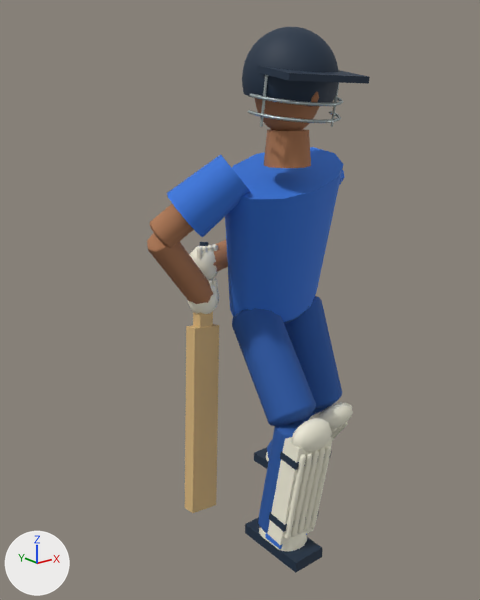
What one commit did to the glTF model public/assets/fun-cricket-batter.glb.
Both versions are drawn from a 50 mm lens placed at (-1.185, -1.809, 1.629), pointed at (0.299, 0.045, 0.887). The axes (+X, +Y, +Z) are drawn at lower left. The lights are the same throughout. The first picture is the older version. Where no turn or scale is listed for an object, it has been applied to the vertices.

Before the edit, the objects in view are built like this:
```python
ob_batterpart_018 = bpy.data.objects.new('BatterPart_018', me_mesh_16)
ob_batterpart_018.parent = ob_funcricket_original_articulated_batter
ob_batterpart_018.location = (0.0196, -0.0829, 1.285)
ob_batterpart_018.rotation_euler = (0.591, -2.423, -1.362)  # degrees (34, -139, -78)
ob_batterpart_018.scale = (1.0, 1.0, 0.287)
ob_batterpart_020 = bpy.data.objects.new('BatterPart_020', me_mesh_18)
ob_batterpart_020.parent = ob_funcricket_original_articulated_batter
ob_batterpart_020.location = (0.0225, 0.0146, 1.058)
ob_batterpart_020.rotation_euler = (0.234, 2.451, 0.632)  # degrees (13, 140, 36)
ob_batterpart_020.scale = (1.0, 1.0, 0.31)
ob_batterpart_021 = bpy.data.objects.new('BatterPart_021', me_mesh_19)
ob_batterpart_021.parent = ob_funcricket_original_articulated_batter
ob_batterpart_021.location = (0.308, 0.0458, 1.09)
ob_batterpart_021.rotation_euler = (0.266, -1.825, -0.342)  # degrees (15, -105, -20)
ob_batterpart_021.scale = (1.0, 1.0, 0.31)
ob_batterpart_022 = bpy.data.objects.new('BatterPart_022', me_mesh_20)
ob_batterpart_022.parent = ob_funcricket_original_articulated_batter
ob_batterpart_022.location = (0.0565, -0.106, 1.32)
ob_batterpart_022.rotation_euler = (0.591, -2.423, -1.362)  # degrees (34, -139, -78)
ob_batterpart_022.scale = (1.0, 1.0, 0.208)
ob_batterpart_023 = bpy.data.objects.new('BatterPart_023', me_mesh_21)
ob_batterpart_023.parent = ob_funcricket_original_articulated_batter
ob_batterpart_023.location = (0.515, -0.09, 1.302)
ob_batterpart_023.rotation_euler = (-2.513, -0.196, 0.587)  # degrees (-144, -11, 34)
ob_batterpart_023.scale = (1.0, 1.0, 0.208)
ob_batterpart_029 = bpy.data.objects.new('BatterPart_029', me_mesh_26)
ob_batterpart_029.location = (0.24, -0.28, 0.049)
ob_batterpart_042 = bpy.data.objects.new('BatterPart_042', None)
ob_batterpart_042.parent = ob_funcricket_original_articulated_batter
ob_batterpart_042.location = (0.131, 0.045, 0.93)
ob_batterpart_062 = bpy.data.objects.new('BatterPart_062', None)
ob_batterpart_062.parent = ob_funcricket_original_articulated_batter
ob_batterpart_062.location = (0.144, 0.0571, 1.049)
ob_batterpart_068 = bpy.data.objects.new('BatterPart_068', None)
ob_batterpart_068.parent = ob_funcricket_original_articulated_batter
ob_batterpart_068.location = (0.0825, 0.0, 0.486)
ob_batterpart_068.rotation_euler = (-0.101, 0.108, 0.0)  # degrees (-5.8, 6.2, 0)
# also in view: 'BatterPart_004' at (0.27, -0.23, 1.64); 'BatterPart_000' at (0.36, -0.087, 1.126); 'BatterPart_012' at (0.27, -0.234, 1.702); 'BatterPart_025' at (0.56, -0.064, 0.65); 'BatterPart_069' at (0.083, 0.0, 0.486)
```
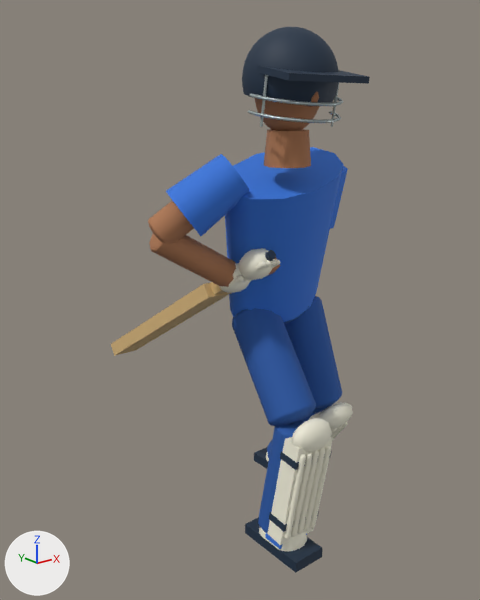
ob_batterpart_042 is not drawn itself; it is the parent of ob_batterpart_043, ob_batterpart_044, ob_batterpart_045, ob_batterpart_046, ob_batterpart_047.
ob_batterpart_062 is not drawn itself; it is the parent of ob_batterpart_063, ob_batterpart_064, ob_batterpart_065, ob_batterpart_066, ob_batterpart_067.
ob_batterpart_068 is not drawn itself; it is the parent of ob_batterpart_069, ob_batterpart_070, ob_batterpart_071, ob_batterpart_072, ob_batterpart_073.

Patch to the scene script:
```diff
--- a/public/assets/fun-cricket-batter.glb.py
+++ b/public/assets/fun-cricket-batter.glb.py
@@ ob_batterpart_018 @@
 ob_batterpart_018.parent = ob_funcricket_original_articulated_batter
-ob_batterpart_018.location = (0.0196, -0.0829, 1.285)
+ob_batterpart_018.location = (0.0103, -0.0912, 1.29)
 ob_batterpart_018.rotation_euler = (0.591, -2.423, -1.362)  # degrees (34, -139, -78)
@@ ob_batterpart_020 @@
 ob_batterpart_020.parent = ob_funcricket_original_articulated_batter
-ob_batterpart_020.location = (0.0225, 0.0146, 1.058)
-ob_batterpart_020.rotation_euler = (0.234, 2.451, 0.632)  # degrees (13, 140, 36)
+ob_batterpart_020.location = (0.0392, -0.0514, 1.107)
+ob_batterpart_020.rotation_euler = (-0.21, 2.135, -0.378)  # degrees (-12, 122, -22)
 ob_batterpart_020.scale = (1.0, 1.0, 0.31)
@@ ob_batterpart_021 @@
 ob_batterpart_021.parent = ob_funcricket_original_articulated_batter
-ob_batterpart_021.location = (0.308, 0.0458, 1.09)
-ob_batterpart_021.rotation_euler = (0.266, -1.825, -0.342)  # degrees (15, -105, -20)
+ob_batterpart_021.location = (0.358, -0.114, 1.081)
+ob_batterpart_021.rotation_euler = (1.529, -1.237, -1.199)  # degrees (88, -71, -69)
 ob_batterpart_021.scale = (1.0, 1.0, 0.31)
@@ ob_batterpart_022 @@
 ob_batterpart_022.parent = ob_funcricket_original_articulated_batter
-ob_batterpart_022.location = (0.0565, -0.106, 1.32)
-ob_batterpart_022.rotation_euler = (0.591, -2.423, -1.362)  # degrees (34, -139, -78)
+ob_batterpart_022.location = (0.0504, -0.112, 1.323)
+ob_batterpart_022.rotation_euler = (0.555, -2.342, -1.186)  # degrees (32, -134, -68)
 ob_batterpart_022.scale = (1.0, 1.0, 0.208)
@@ ob_batterpart_023 @@
 ob_batterpart_023.parent = ob_funcricket_original_articulated_batter
-ob_batterpart_023.location = (0.515, -0.09, 1.302)
-ob_batterpart_023.rotation_euler = (-2.513, -0.196, 0.587)  # degrees (-144, -11, 34)
+ob_batterpart_023.location = (0.53, -0.12, 1.285)
+ob_batterpart_023.rotation_euler = (-2.851, -0.0517, 0.35)  # degrees (-163, -3, 20)
 ob_batterpart_023.scale = (1.0, 1.0, 0.208)
@@ ob_batterpart_042 @@
 ob_batterpart_042.parent = ob_funcricket_original_articulated_batter
-ob_batterpart_042.location = (0.131, 0.045, 0.93)
+ob_batterpart_042.location = (0.183, -0.0703, 1.018)
+ob_batterpart_042.rotation_euler = (0.989, 0.0661, 0.1)  # degrees (57, 3.8, 5.7)
@@ ob_batterpart_062 @@
 ob_batterpart_062.parent = ob_funcricket_original_articulated_batter
-ob_batterpart_062.location = (0.144, 0.0571, 1.049)
+ob_batterpart_062.location = (0.197, -0.17, 1.083)
+ob_batterpart_062.rotation_euler = (0.989, 0.0661, 0.1)  # degrees (57, 3.8, 5.7)
@@ ob_batterpart_068 @@
 ob_batterpart_068.parent = ob_funcricket_original_articulated_batter
-ob_batterpart_068.location = (0.0825, 0.0, 0.486)
-ob_batterpart_068.rotation_euler = (-0.101, 0.108, 0.0)  # degrees (-5.8, 6.2, 0)
+ob_batterpart_068.location = (0.13, 0.298, 0.774)
+ob_batterpart_068.rotation_euler = (0.989, 0.0661, 0.1)  # degrees (57, 3.8, 5.7)
```

Where the change shows, as pixel boxes [x1, y1, x2, y2] in the pictures (480 x 600 px):
'BatterPart_069', moved, turned: before [185, 324, 219, 513]; after [111, 282, 231, 356]
'BatterPart_022', moved, turned: before [167, 154, 250, 237]; after [166, 154, 250, 236]
'BatterPart_020', moved, turned: before [147, 233, 213, 304]; after [149, 234, 236, 287]
'BatterPart_018', moved: before [150, 204, 194, 248]; after [148, 200, 194, 244]
'BatterPart_063', moved, turned: before [190, 246, 218, 280]; after [238, 248, 275, 280]
'BatterPart_043', moved, turned: before [188, 284, 219, 314]; after [218, 263, 251, 293]
'BatterPart_071', moved, turned (mostly hidden afterwards): before [193, 311, 213, 328]; after [210, 282, 226, 295]
'BatterPart_021', moved, turned (mostly hidden afterwards): before [213, 240, 228, 272]; after [267, 258, 280, 276]
'BatterPart_023', moved, turned (mostly hidden before): before [339, 170, 345, 185]; after [329, 166, 348, 229]
'BatterPart_064', moved, turned: before [197, 247, 203, 261]; after [256, 261, 267, 271]
'BatterPart_070', moved, turned: before [200, 242, 208, 246]; after [265, 250, 276, 261]
'BatterPart_067', moved, turned: before [212, 244, 218, 251]; after [273, 259, 280, 268]
'BatterPart_044', moved, turned (not visible before): after [233, 276, 244, 285]
'BatterPart_065', moved, turned: before [202, 246, 208, 253]; after [265, 261, 271, 268]
'BatterPart_066', moved, turned: before [207, 245, 213, 251]; after [271, 260, 276, 267]
'BatterPart_047', moved, turned (not visible afterwards): before [212, 278, 217, 290]
'BatterPart_046', moved, turned (not visible afterwards): before [208, 279, 212, 286]
